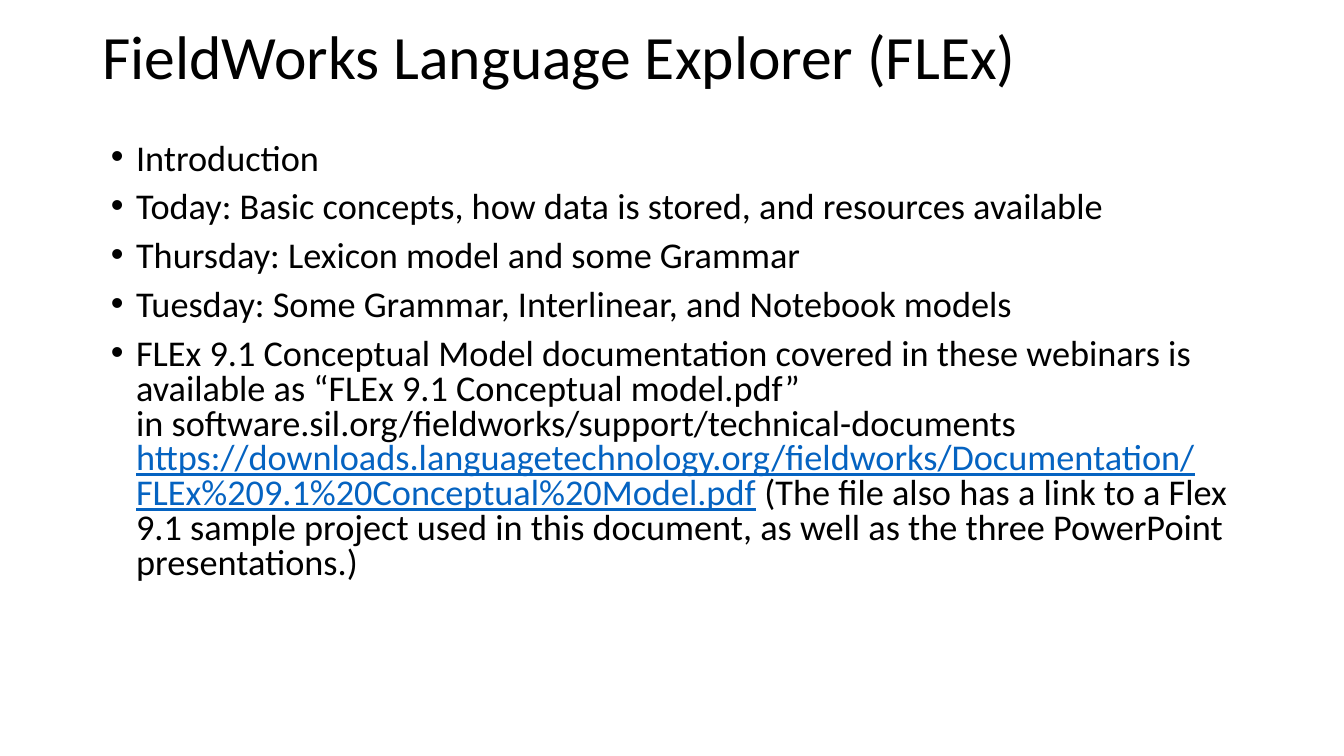
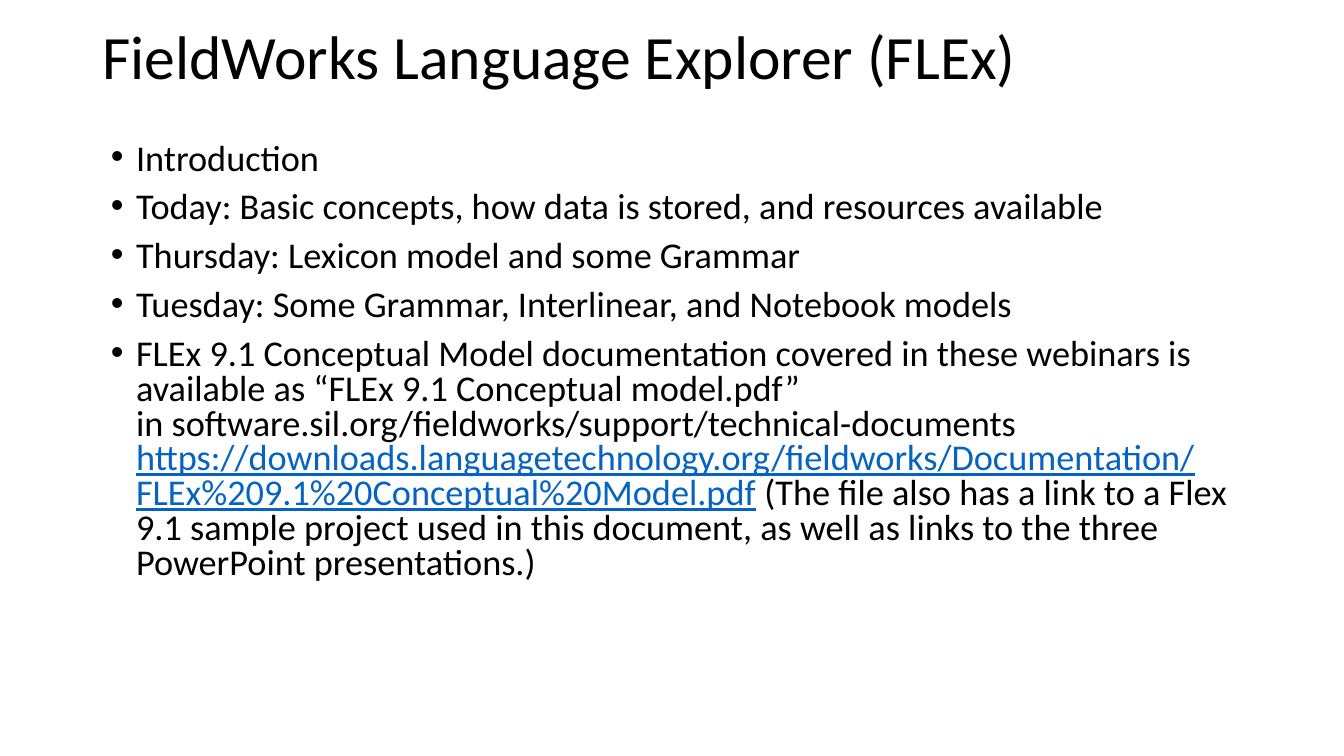
Before and after one commit to sillsdev/FwDocumentation, a slide deck: slide 2 of HelpResourcesSources/TechnicalNotes/FLEx 9.1 Conceptual Model-basic concepts and resources.pptx. Drawn at 1344x756 pixels with LibreOffice and Linux fonts; fonts in the diff are those of the drawing. Boxes give left, top, right and bottom in pixels: in the first picture for what was removed or moved away, otherwise in the second. Text is boxed around its words. In the diff, an @@ line names an element or a change of style, - is before the commit and + after.

Commit message:
Conceptual model updates for June 24
.pptx, .docx, .odg updates.

```diff
--- a/HelpResourcesSources/TechnicalNotes/FLEx 9.1 Conceptual Model-basic concepts and resources.pptx
+++ b/HelpResourcesSources/TechnicalNotes/FLEx 9.1 Conceptual Model-basic concepts and resources.pptx
@@ text at (136,340,1227,581): text changed @@
-• FLEx 9.1 Conceptual Model documentation covered in these webinars is available as “FLEx 9.1 Conceptual model.pdf”
-  in software.sil.org/fieldworks/support/technical-documents
-  https://downloads.languagetechnology.org/fieldworks/Documentation/FLEx%209.1%20Conceptual%20Model.pdf (The file also has a link to a Flex 9.1 sample project used in this document, as well as the three PowerPoint presentations.)
+• FLEx 9.1 Conceptual Model documentation covered in these webinars is available as “FLEx 9.1 Conceptual model.pdf”
+  in software.sil.org/fieldworks/support/technical-documents
+  https://downloads.languagetechnology.org/fieldworks/Documentation/FLEx%209.1%20Conceptual%20Model.pdf (The file also has a link to a Flex 9.1 sample project used in this document, as well as links to the three PowerPoint presentations.)
```
Also in this commit, not shown: 2 other slides changed, 1 slide added, 5 other files.
